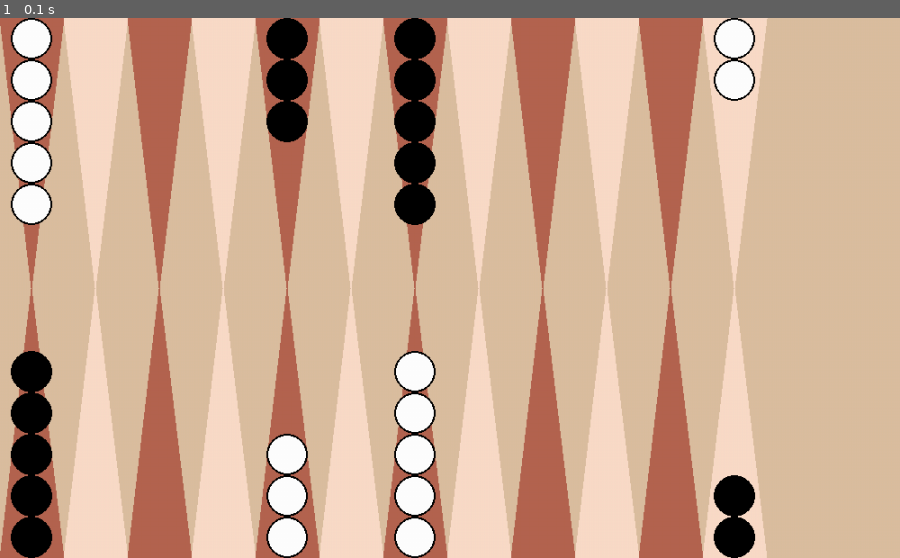
Above: before the commit, frame 1.
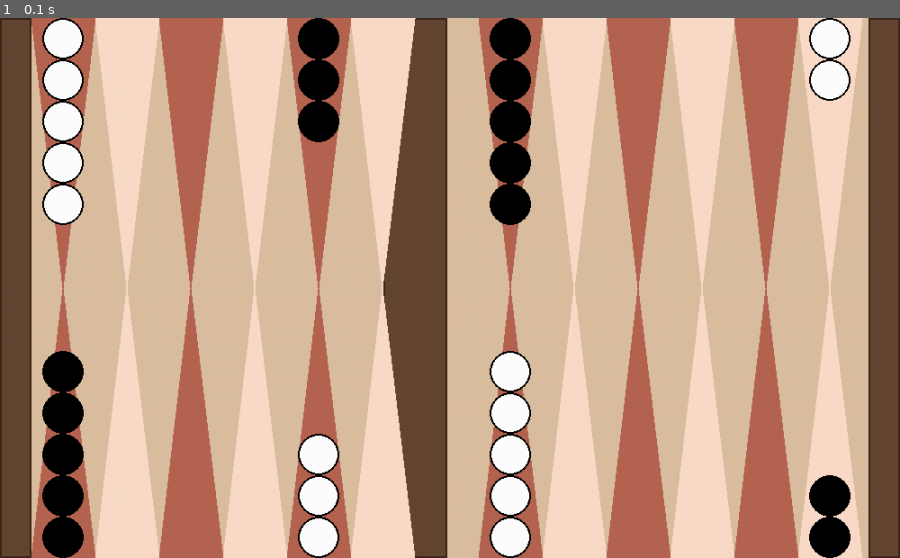
Above: after the commit, the same moment.

Repository: um-computacion/computacion-2025-backgammon-danatinnerello
Game: pygame game, started from pygame_ui/main.py
The game is run twice, just before and just after one commit, with the same random seed, the same clock (stepped at 60 frames per second) and the same inputs.
Inputs:
- Up to frame 1 (0.1 s): no input

The runs differ from the first frame. In frame 1, 69% of the frame differs, in the area x 0-100%, y 0-100%.

Commit message:
Desarrollo de barras

Diff:
--- a/pygame_ui/board_renderer.py
+++ b/pygame_ui/board_renderer.py
@@ -15,7 +15,8 @@
         self.pantalla = pantalla
         self.ancho= self.pantalla.get_width()
         self.alto= self.pantalla.get_height()
-        self.ancho_triangulo= self.ancho // 14  # 12 triangulos + margenes
+        self.ancho_triangulo = self.ancho // 14
+        self.ancho_barra = self.ancho_triangulo  # barra central del mismo ancho que un triangulo
         self.alto_triangulo= self.alto // 2
         self.radio_ficha = self.ancho_triangulo // 3  # tamaño de la ficha
 
@@ -23,24 +24,59 @@
         # Colores de los triangulos
         colores= [(180, 100, 80), (250, 220, 200)]
 
-        # Parte superior (12 triangulos)
-        for i in range(12):
-            x = i * self.ancho_triangulo
-            puntos = [
-                (x, 0),
-                (x + self.ancho_triangulo, 0),
-                (x + self.ancho_triangulo // 2, self.alto_triangulo)
-            ]
+        #Dibuja barras
+        color_barra_central = (100, 70, 50)
+        color_borde = (60, 40, 30)
+
+        # Barra central
+        x_barra = 6 * self.ancho_triangulo
+        pygame.draw.rect(self.pantalla,color_barra_central,
+            pygame.Rect(x_barra, 0, self.ancho_barra, self.alto))
+        pygame.draw.rect(self.pantalla,color_borde,
+            pygame.Rect(x_barra, 0, self.ancho_barra, self.alto),2)
+
+        # Barra exterior izquierda
+        pygame.draw.rect(self.pantalla,color_barra_central,
+            pygame.Rect(0, 0, self.ancho_barra // 2, self.alto))
+        pygame.draw.rect(self.pantalla,color_borde,
+            pygame.Rect(0, 0, self.ancho_barra // 2, self.alto),2)
+
+        # Barra exterior derecha
+        pygame.draw.rect(self.pantalla,color_barra_central,
+            pygame.Rect(self.ancho - self.ancho_barra // 2, 0, self.ancho_barra // 2, self.alto))
+        pygame.draw.rect(self.pantalla,color_borde,
+            pygame.Rect(self.ancho - self.ancho_barra // 2, 0, self.ancho_barra // 2, self.alto),2)
+
+        #Parte superior izquierda(6 triangulos)
+        for i in range(6):
+            x = i * self.ancho_triangulo + self.ancho_barra // 2
+            puntos = [(x, 0),
+                    (x + self.ancho_triangulo, 0),
+                    (x + self.ancho_triangulo // 2, self.alto_triangulo)]
             pygame.draw.polygon(self.pantalla, colores[i % 2], puntos)
 
-        # Parte inferior (12 triángulos)
-        for i in range(12):
-            x = i * self.ancho_triangulo
-            puntos = [
-                (x, self.alto),
-                (x + self.ancho_triangulo, self.alto),
-                (x + self.ancho_triangulo // 2, self.alto - self.alto_triangulo)
-            ]
+        #Parte superior derecha(6 triangulos)
+        for i in range(6):
+            x = (i + 7) * self.ancho_triangulo + self.ancho_barra // 2
+            puntos = [(x, 0),
+                    (x + self.ancho_triangulo, 0),
+                    (x + self.ancho_triangulo // 2, self.alto_triangulo)]
+            pygame.draw.polygon(self.pantalla, colores[i % 2], puntos)
+
+        #Parte inferior izquierda(6 triangulos)
+        for i in range(6):
+            x = i * self.ancho_triangulo + self.ancho_barra // 2
+            puntos = [(x, self.alto),
+                    (x + self.ancho_triangulo, self.alto),
+                    (x + self.ancho_triangulo // 2, self.alto - self.alto_triangulo)]
+            pygame.draw.polygon(self.pantalla, colores[i % 2], puntos)
+
+        #Parte inferior derecha (6 triangulos)
+        for i in range(6):
+            x = (i + 7) * self.ancho_triangulo + self.ancho_barra // 2
+            puntos = [(x, self.alto),
+                    (x + self.ancho_triangulo, self.alto),
+                    (x + self.ancho_triangulo // 2, self.alto - self.alto_triangulo)]
             pygame.draw.polygon(self.pantalla, colores[i % 2], puntos)
 
     def dibujar_fichas(self, estado: dict):
@@ -49,18 +85,29 @@
             color = (255, 255, 255) if datos["color"] == "blanco" else (0, 0, 0)
             cantidad = datos["cantidad"]
 
-            #Determinar posicion del triangulo
-            if punto<= 12:  # parte inferior
-                x= (12 - punto) * self.ancho_triangulo + self.ancho_triangulo // 2
-                y_base= self.alto - self.radio_ficha
-                step= -self.radio_ficha * 2
-            else:  # parte superior
-                x= (punto - 13) * self.ancho_triangulo + self.ancho_triangulo // 2
-                y_base= self.radio_ficha
-                step= self.radio_ficha * 2
+            # Ajuste según el lado del tablero (barra en el medio)
+            if punto <= 12:  # parte inferior (1 a 12)
+                if punto <= 6:
+                    # Triángulos de la derecha del jugador negro
+                    x = (6 - punto) * self.ancho_triangulo + self.ancho_triangulo // 2 + self.ancho_barra // 2 + (7 * self.ancho_triangulo)
+                else:
+                    # Triángulos de la izquierda del jugador negro
+                    x = (12 - punto) * self.ancho_triangulo + self.ancho_triangulo // 2 + self.ancho_barra // 2
+                y_base = self.alto - self.radio_ficha
+                step = -self.radio_ficha * 2
+
+            else:  # parte superior (13 a 24)
+                if punto <= 18:
+                    # Triángulos de la izquierda del jugador blanco
+                    x = (punto - 13) * self.ancho_triangulo + self.ancho_triangulo // 2 + self.ancho_barra // 2
+                else:
+                    # Triángulos de la derecha del jugador blanco
+                    x = (punto - 19) * self.ancho_triangulo + self.ancho_triangulo // 2 + self.ancho_barra // 2 + (7 * self.ancho_triangulo)
+                y_base = self.radio_ficha
+                step = self.radio_ficha * 2
 
             # Dibujar las fichas en "torres"
             for i in range(cantidad):
-                y= y_base + step * i
-                pygame.draw.circle(self.pantalla,color,(x, y),self.radio_ficha)
-                pygame.draw.circle(self.pantalla,(0, 0, 0),(x, y),self.radio_ficha,2)  # borde
+                y = y_base + step * i
+                pygame.draw.circle(self.pantalla, color, (x, y), self.radio_ficha)
+                pygame.draw.circle(self.pantalla, (0, 0, 0), (x, y), self.radio_ficha, 2)
